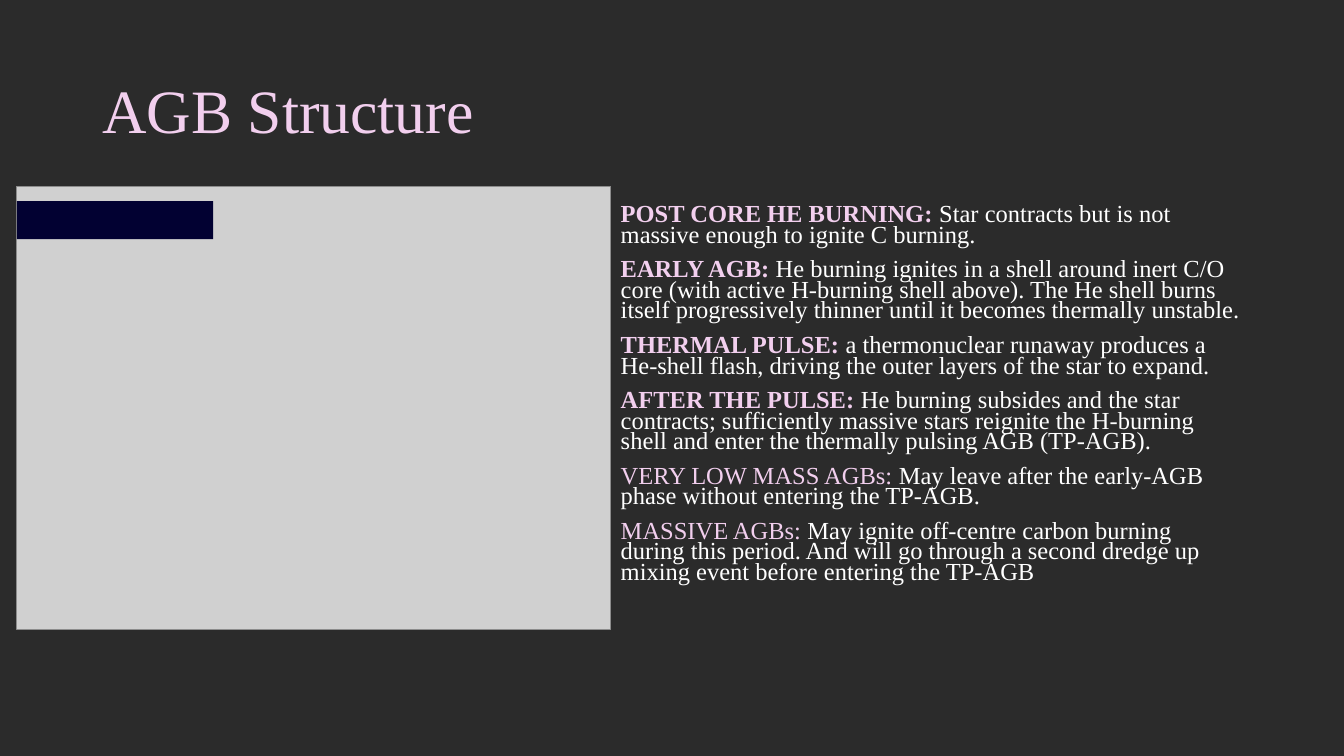
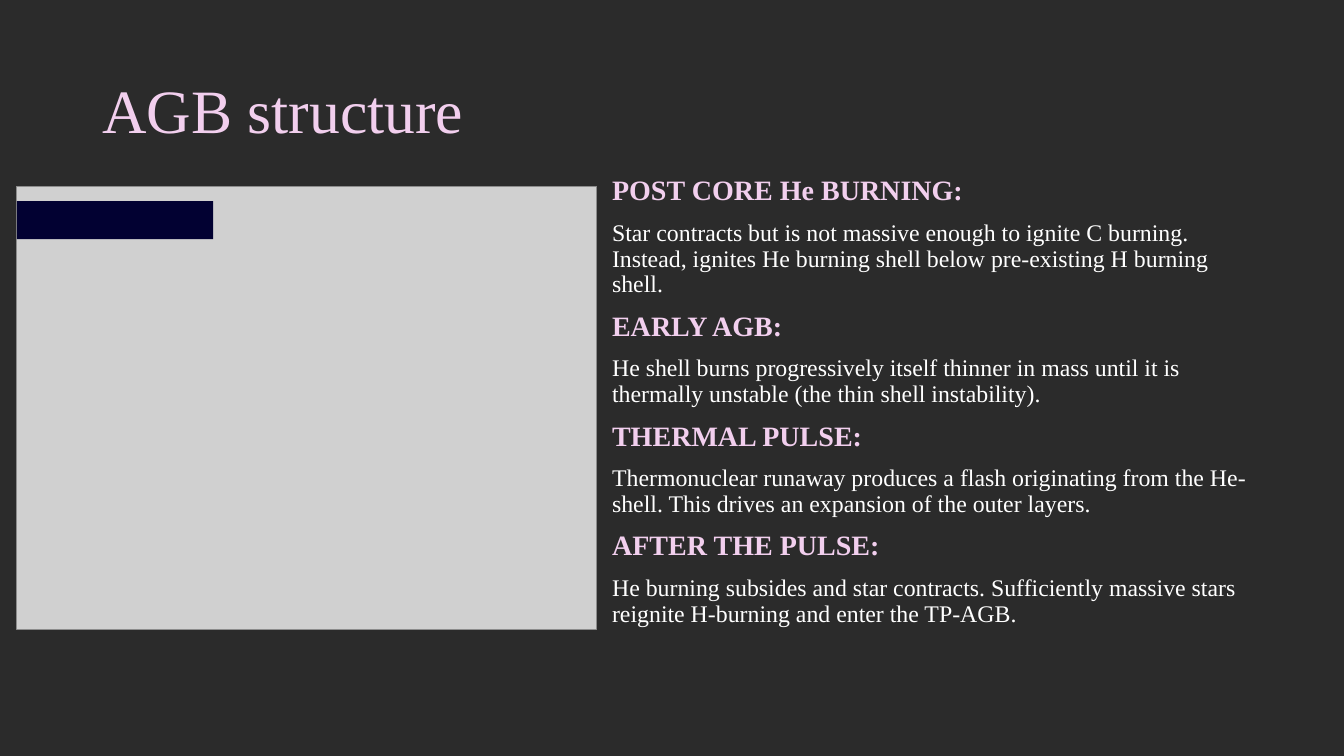
Before and after one commit to giulia-cinquegrana/bridgce2026-stellar-nucleosynthesis, a slide deck: slide 5 of Lectures/all_slides.pptx (slide 4 before the commit). Drawn at 1344x756 pixels with LibreOffice and Linux fonts; fonts in the diff are those of the drawing; grey boxes stand for pictures; background and template pictures are left out; a plain dark background stands for a picture behind light text. Boxes give left, top, right and bottom in pixels: in the first picture for what was removed or moved away, otherwise in the second. Text is boxed around its words. In the diff, an @@ line names an element or a change of style, - is before the commit and + after.

```diff
--- a/Lectures/all_slides.pptx
+++ b/Lectures/all_slides.pptx
@@ title at <box>102,92,463,134</box>: text changed @@
-AGB Structure
+AGB structure
@@ picture: place and size @@
-picture at <box>17,187,611,630</box>
+picture at <box>17,187,597,630</box>
@@ text at <box>612,181,1246,627</box>: text changed; size 17.5 to 17 pt @@
-POST CORE HE BURNING: Star contracts but is not massive enough to ignite C burning.
-EARLY AGB: He burning ignites in a shell around inert C/O core (with active H-burning shell above). The He shell burns itself progressively thinner until it becomes thermally unstable.
-THERMAL PULSE: a thermonuclear runaway produces a He-shell flash, driving the outer layers of the star to expand.
-AFTER THE PULSE: He burning subsides and the star contracts; sufficiently massive stars reignite the H-burning shell and enter the thermally pulsing AGB (TP-AGB).
-VERY LOW MASS AGBs: May leave after the early-AGB phase without entering the TP-AGB.
-MASSIVE AGBs: May ignite off-centre carbon burning during this period. And will go through a second dredge up mixing event before entering the TP-AGB
+POST CORE He BURNING:
+Star contracts but is not massive enough to ignite C burning. Instead, ignites He burning shell below pre-existing H burning shell.
+EARLY AGB:
+He shell burns progressively itself thinner in mass until it is thermally unstable (the thin shell instability).
+THERMAL PULSE:
+Thermonuclear runaway produces a flash originating from the He-shell. This drives an expansion of the outer layers.
+AFTER THE PULSE:
+He burning subsides and star contracts. Sufficiently massive stars reignite H-burning and enter the TP-AGB.
```
Also in this commit, not shown: 11 other slides changed, 1 slide added, 2 other files.
